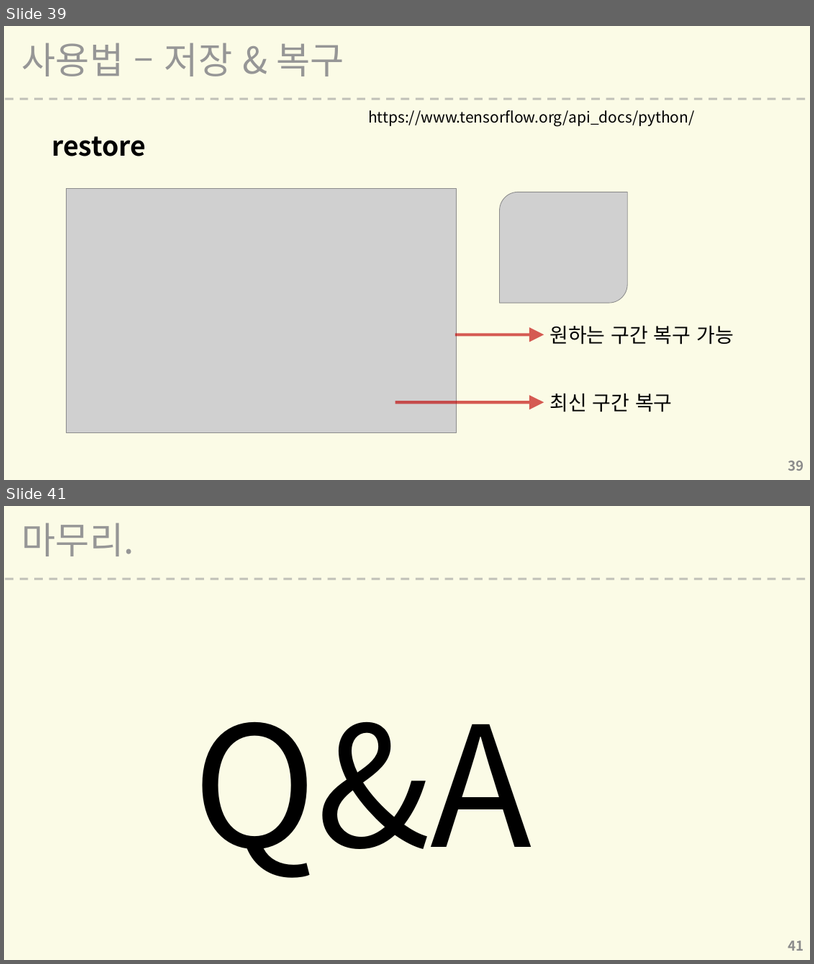
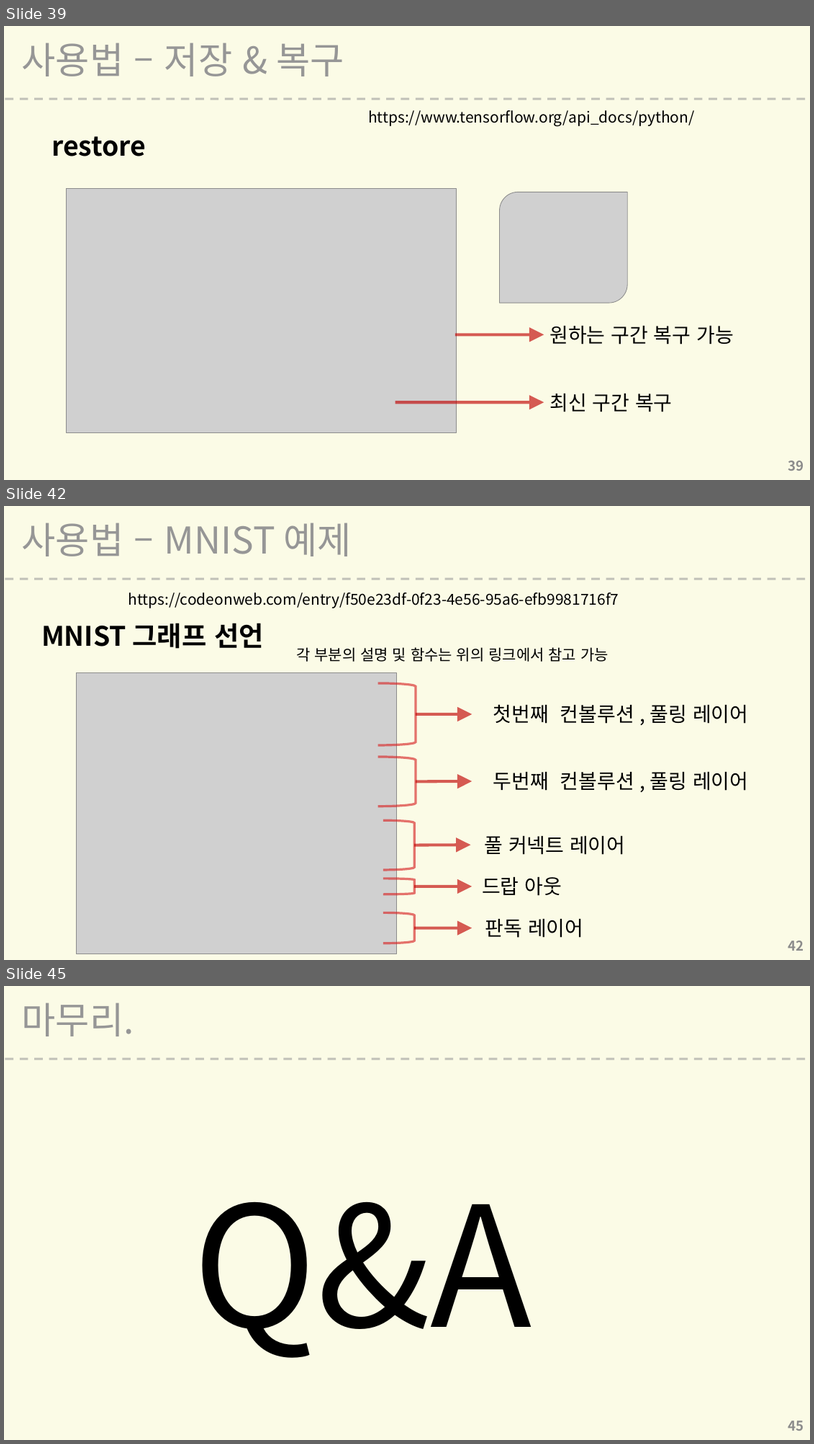
Before and after one commit to L00G/-, a slide deck: 텐서플로우 세미나.pptx. Shown one above the other, each under a label of ours: slides 39 and 41 before the commit, slides 39, 42 and 45 after it; the slides between them are not shown. The pictures are 814x964 and 814x1444 pixels, drawn with LibreOffice and Linux fonts; fonts in the diff are those of the drawing; grey boxes stand for pictures; background and template pictures are left out. Boxes give left, top, right and bottom in pixels: in the first picture for what was removed or moved away, otherwise in the second. Text is boxed around its words. In the diff, an @@ line names an element or a change of style, - is before the commit and + after.

```diff
--- a/텐서플로우 세미나.pptx
+++ b/텐서플로우 세미나.pptx
@@ slide 42 added at bbox=[4, 506, 810, 960], background #F9F9D7 at 62% opacity; not listed: 1 template element that a slide beside it also shows @@
@@ title added at bbox=[22, 523, 352, 556], 44 pt, text #969696 @@
+사용법 – MNIST 예제
@@ text added at bbox=[128, 592, 619, 608], 18 pt, text #000000 @@
+https://codeonweb.com/entry/f50e23df-0f23-4e56-95a6-efb9981716f7
@@ text added at bbox=[41, 623, 264, 649], 32 pt, text #000000, bold @@
+MNIST 그래프 선언
@@ text added at bbox=[296, 647, 609, 662], 18 pt, text #000000 @@
+각 부분의 설명 및 함수는 위의 링크에서 참고 가능
@@ picture added at bbox=[77, 672, 397, 954] @@
@@ right bracket added at bbox=[378, 683, 416, 745], outline #D82626 2.75 pt @@
@@ arrow added from (416, 714) to (472, 714), #C00000 3.5 pt @@
@@ text added at bbox=[494, 704, 748, 723], 24 pt, text #000000 @@
+첫번째 컨볼루션 , 풀링 레이어
@@ right bracket added at bbox=[378, 757, 416, 806], outline #D82626 2.75 pt @@
@@ arrow added from (416, 781) to (472, 781), #C00000 3.5 pt @@
@@ text added at bbox=[494, 771, 748, 790], 24 pt, text #000000 @@
+두번째 컨볼루션 , 풀링 레이어
@@ right bracket added at bbox=[383, 820, 414, 870], outline #D82626 2.75 pt @@
@@ arrow added from (415, 845) to (471, 845), #C00000 3.5 pt @@
@@ text added at bbox=[484, 835, 625, 854], 24 pt, text #000000 @@
+풀 커넥트 레이어
@@ right bracket added at bbox=[383, 878, 414, 894], outline #D82626 2.75 pt @@
@@ arrow added from (415, 886) to (472, 886), #C00000 3.5 pt @@
@@ text added at bbox=[482, 876, 562, 896], 24 pt, text #000000 @@
+드랍 아웃
@@ right bracket added at bbox=[383, 913, 414, 943], outline #D82626 2.75 pt @@
@@ arrow added from (415, 928) to (472, 928), #C00000 3.5 pt @@
@@ text added at bbox=[486, 918, 584, 937], 24 pt, text #000000 @@
+판독 레이어
@@ page number added at bbox=[789, 940, 805, 950], 16 pt, text #8C8C8C, bold @@
+42
@@ what was slide 41 is now slide 45 @@
@@ page number at bbox=[789, 1420, 805, 1430]: text changed @@
-41
+45
```
Also in this commit, not shown: 2 slides changed, 3 other slides added, 2 other files.
